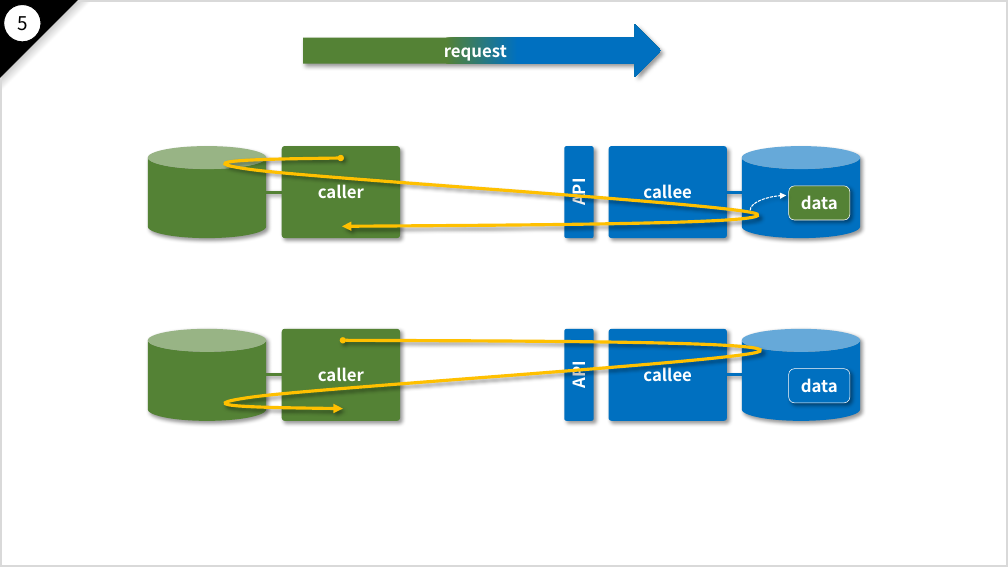
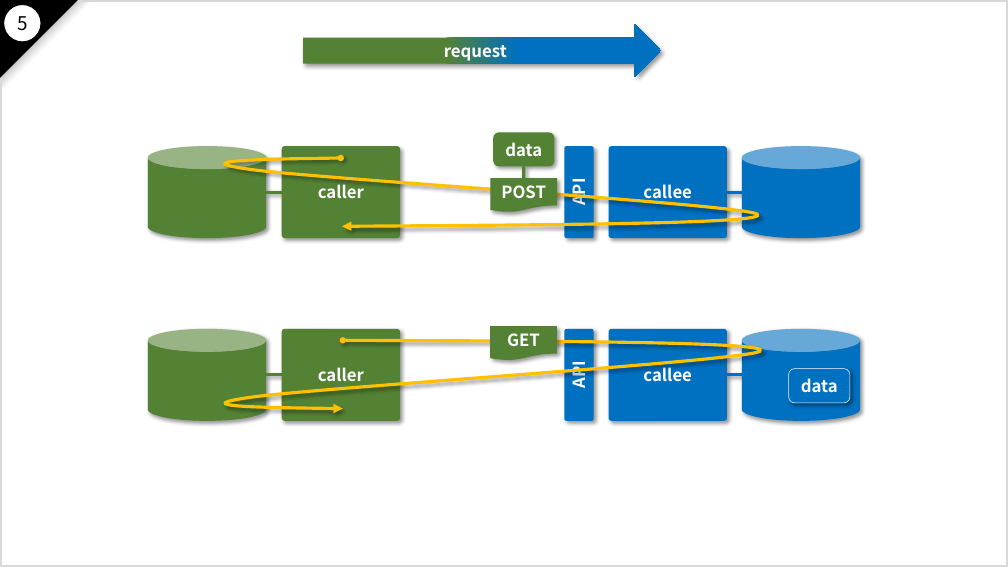
Before and after one commit to nakayama-kazuki/2021, a slide deck: slide 152 of pptx/power-punch-v2.pptx (slide 151 before the commit). Drawn at 1008x567 pixels with LibreOffice and Linux fonts; fonts in the diff are those of the drawing. Boxes give left, top, right and bottom in pixels: in the first picture for what was removed or moved away, otherwise in the second. Text is boxed around its words. In the diff, an @@ line names an element or a change of style, - is before the commit and + after.

```diff
--- a/pptx/power-punch-v2.pptx
+++ b/pptx/power-punch-v2.pptx
@@ rounded rectangle "data": place and size @@
-rounded rectangle "data" at (789,186,850,220)
+rounded rectangle "data" at (493,132,554,166)
@@ rounded rectangle "data" at (493,132,554,166): outline #FFFFFF 0.5 pt to none @@
@@ flow chart document added at (491,178,557,212), fill #548235, 16 pt, text #FFFFFF, bold @@
+POST
@@ line added from (524, 166) to (524, 178), #548235 3 pt @@
@@ curved arrow removed from (750, 210) to (786, 196) @@
@@ flow chart document added at (490,327,557,361), fill #548235, 16 pt, text #FFFFFF, bold @@
+GET
```
Also in this commit, not shown: 9 other slides changed, 2 slides added.
